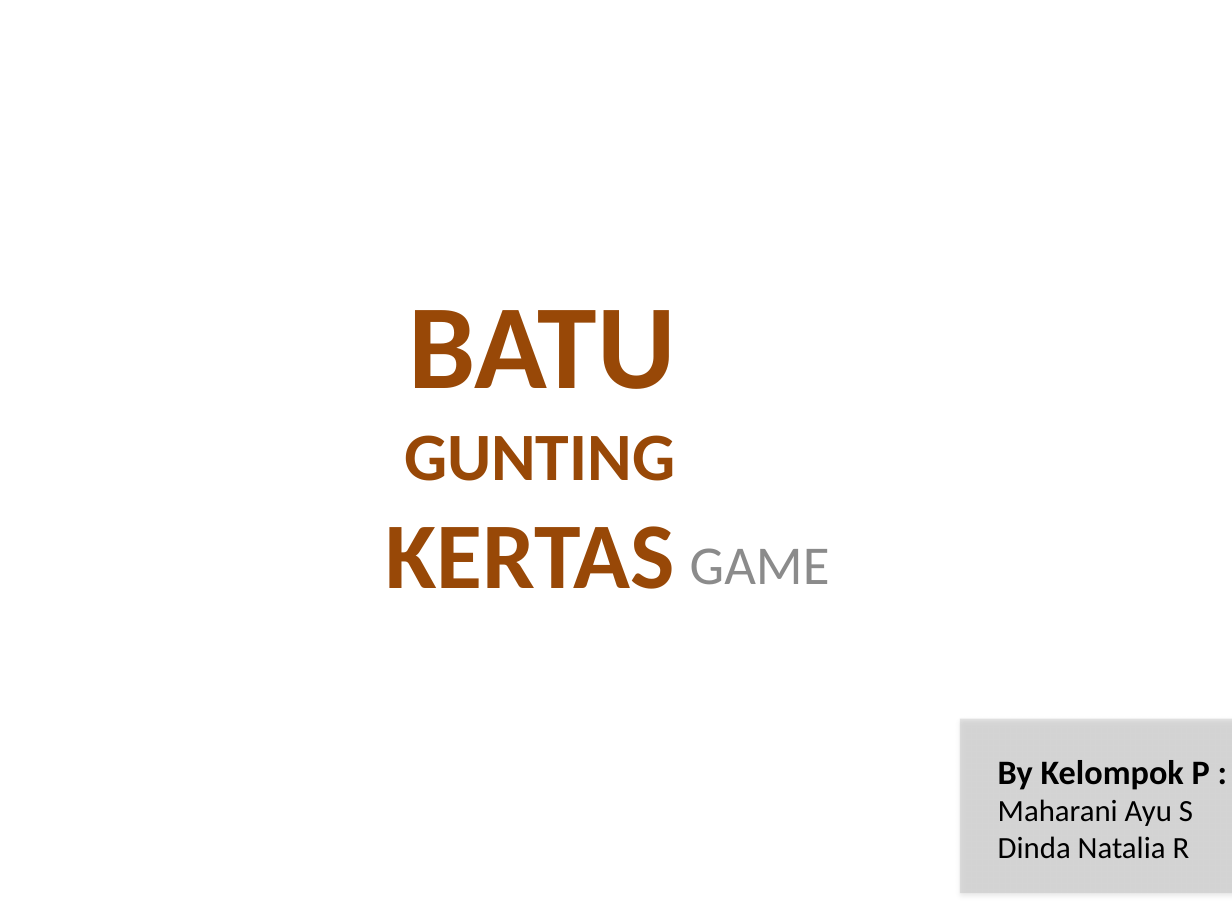
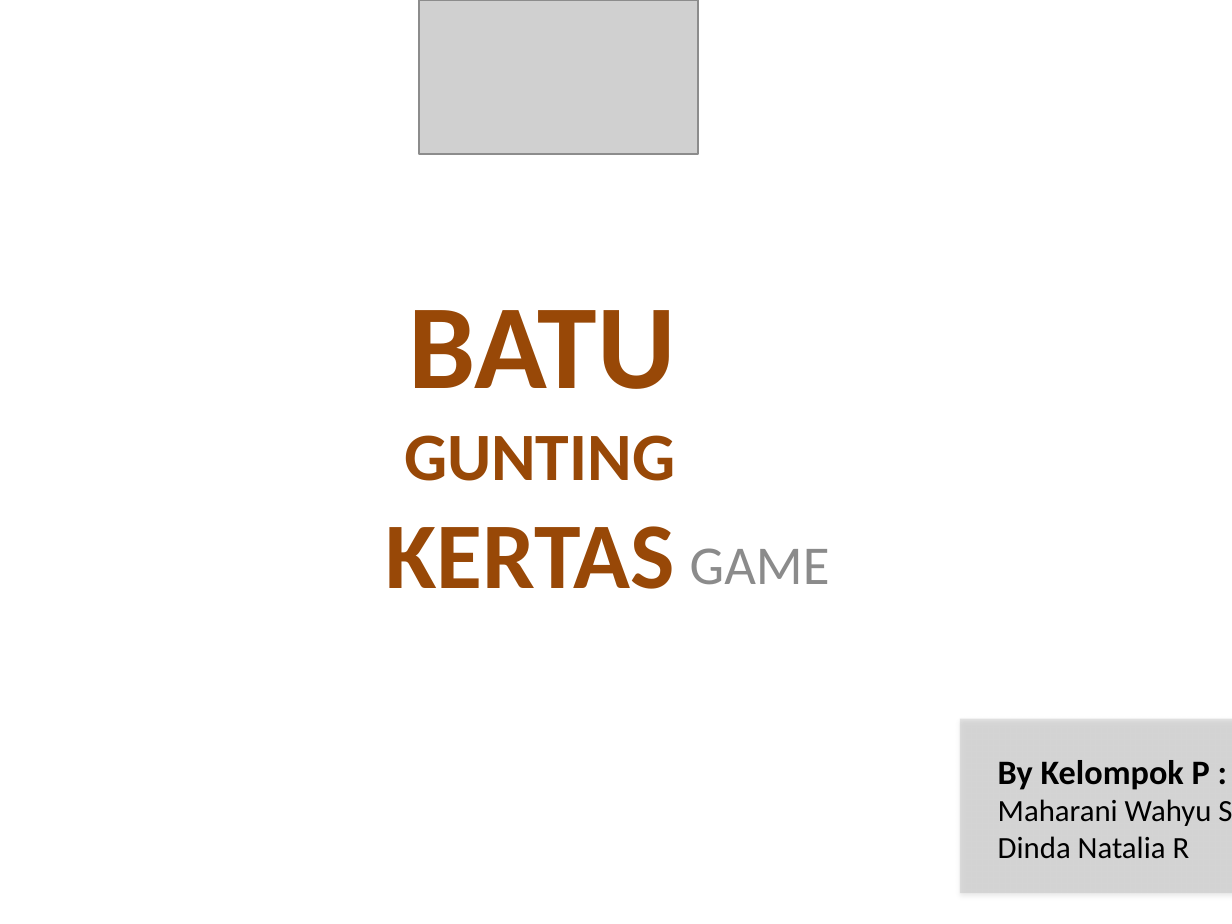
Before and after one commit to siwimaharani/FPDTSPYTHON, a slide deck: slide 1 of suitproject.pptx. Drawn at 1232x924 pixels with LibreOffice and Linux fonts; fonts in the diff are those of the drawing; grey boxes stand for pictures; background and template pictures are left out. Boxes give left, top, right and bottom in pixels: in the first picture for what was removed or moved away, otherwise in the second. Text is boxed around its words. In the diff, an @@ line names an element or a change of style, - is before the commit and + after.

```diff
--- a/suitproject.pptx
+++ b/suitproject.pptx
@@ picture added at (419, 0, 699, 154) @@
@@ text at (998, 799, 1232, 826): text changed @@
-Maharani Ayu S
+Maharani Wahyu S
```
Also in this commit, not shown: 1 other slide changed, 6 slides added, 1 slide removed, 4 other files.
